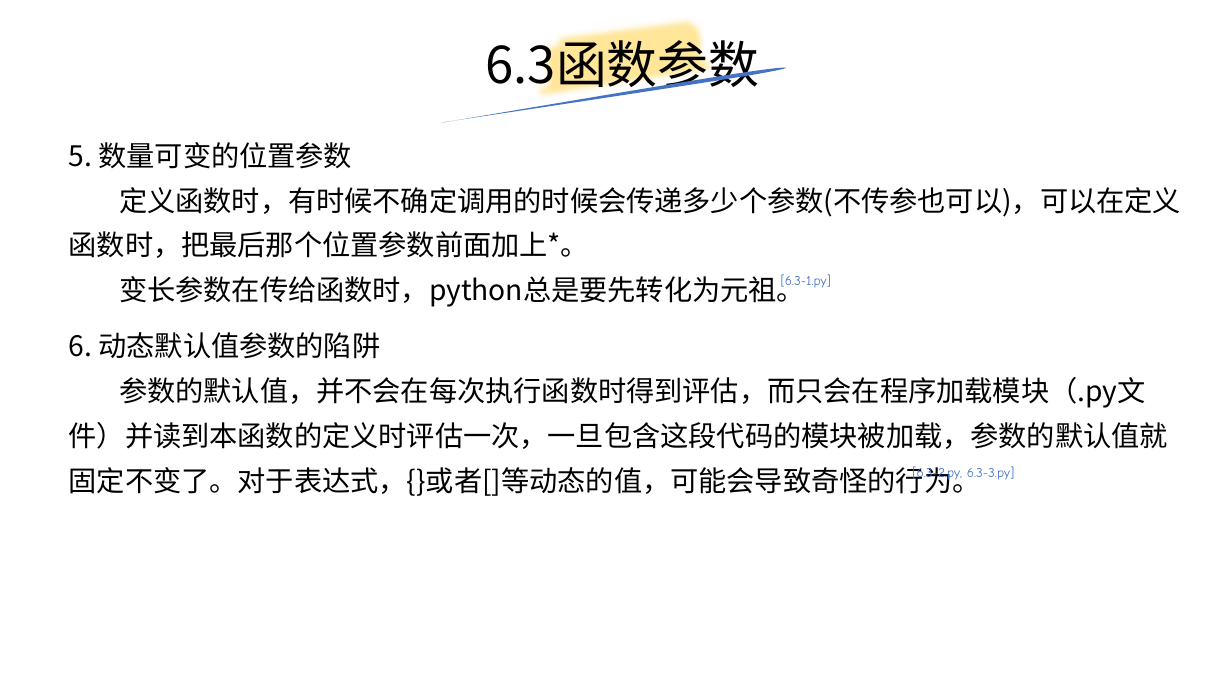
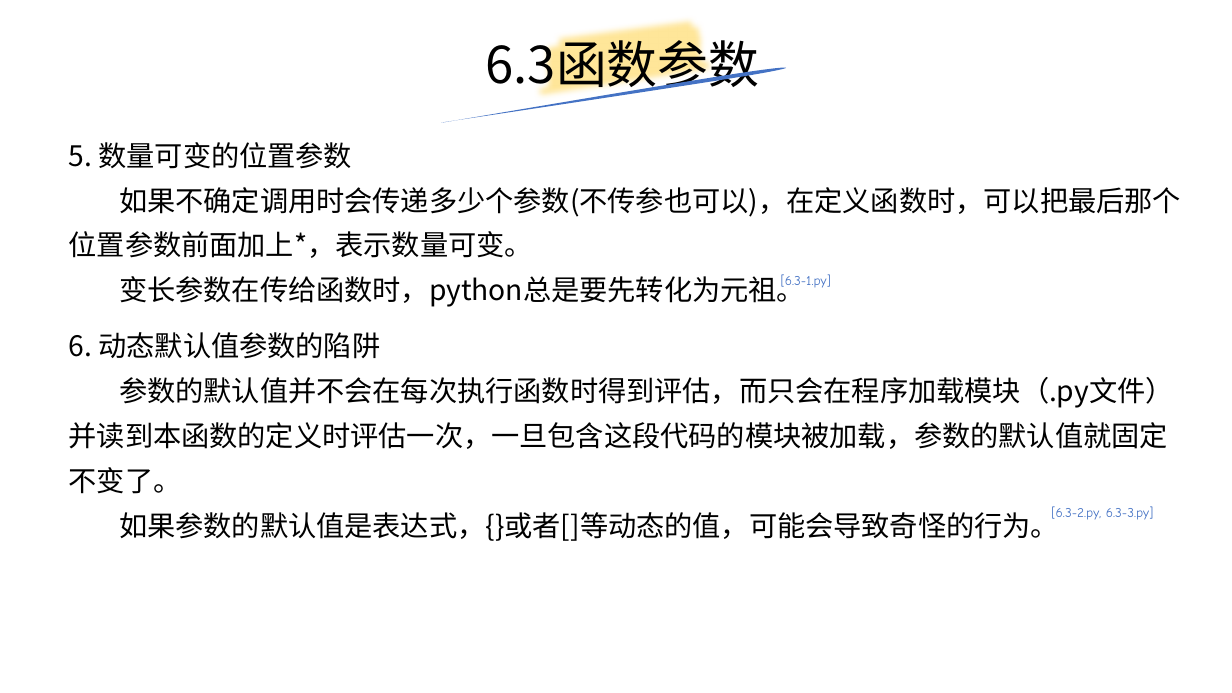
Before and after one commit to yiwenliu/CorePython, a slide deck: slide 47 of PPT/CorePython.pptx. Drawn at 1232x693 pixels with LibreOffice and Linux fonts; fonts in the diff are those of the drawing. Boxes give left, top, right and bottom in pixels: in the first picture for what was removed or moved away, otherwise in the second. Text is boxed around its words. In the diff, an @@ line names an element or a change of style, - is before the commit and + after.

```diff
--- a/PPT/CorePython.pptx
+++ b/PPT/CorePython.pptx
@@ text at box(69, 187, 1181, 258): text changed @@
-定义函数时，有时候不确定调用的时候会传递多少个参数(不传参也可以)，可以在定义函数时，把最后那个位置参数前面加上*。
+如果不确定调用时会传递多少个参数(不传参也可以)，在定义函数时，可以把最后那个位置参数前面加上*，表示数量可变。
@@ text at box(69, 377, 1173, 541): text changed @@
-参数的默认值，并不会在每次执行函数时得到评估，而只会在程序加载模块（.py文件）并读到本函数的定义时评估一次，一旦包含这段代码的模块被加载，参数的默认值就固定不变了。对于表达式，{}或者[]等动态的值，可能会导致奇怪的行为。
+参数的默认值并不会在每次执行函数时得到评估，而只会在程序加载模块（.py文件）并读到本函数的定义时评估一次，一旦包含这段代码的模块被加载，参数的默认值就固定不变了。
+如果参数的默认值是表达式，{}或者[]等动态的值，可能会导致奇怪的行为。
@@ text "[6.3-2.py, 6.3-3.py]": place and size @@
-text "[6.3-2.py, 6.3-3.py]" at box(912, 466, 1015, 482)
+text "[6.3-2.py, 6.3-3.py]" at box(1051, 506, 1154, 520)
```
Also in this commit, not shown: 6 other slides changed, 17 slides added, 6 other files.
